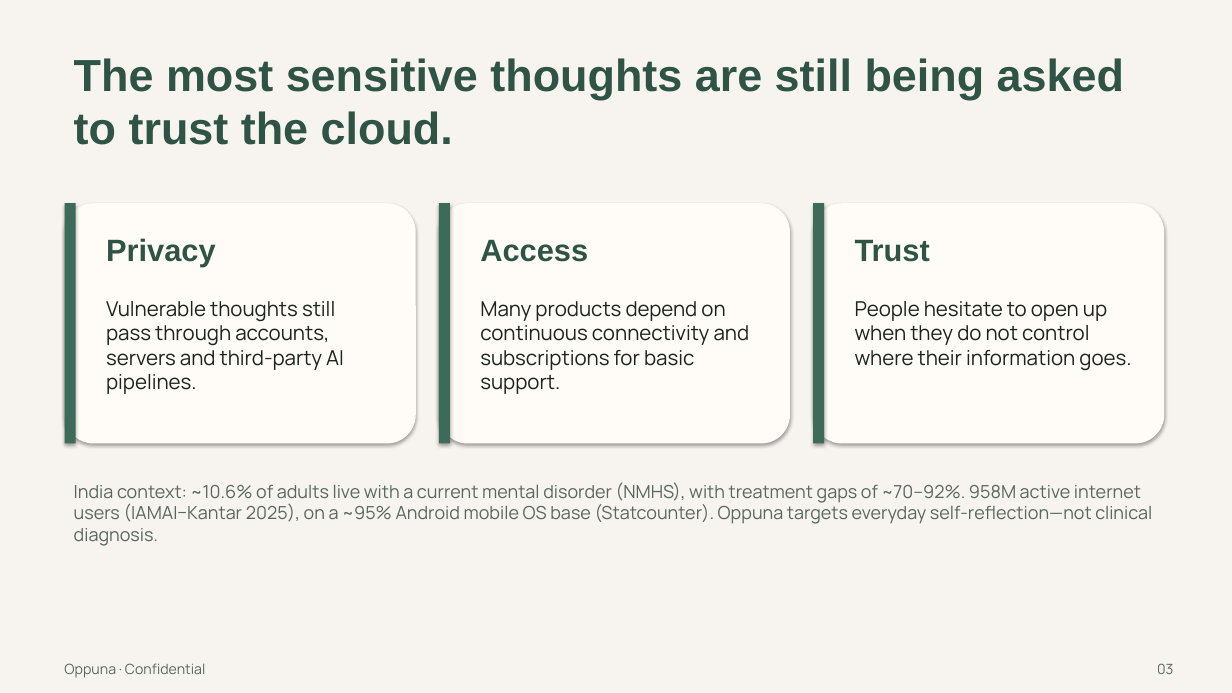
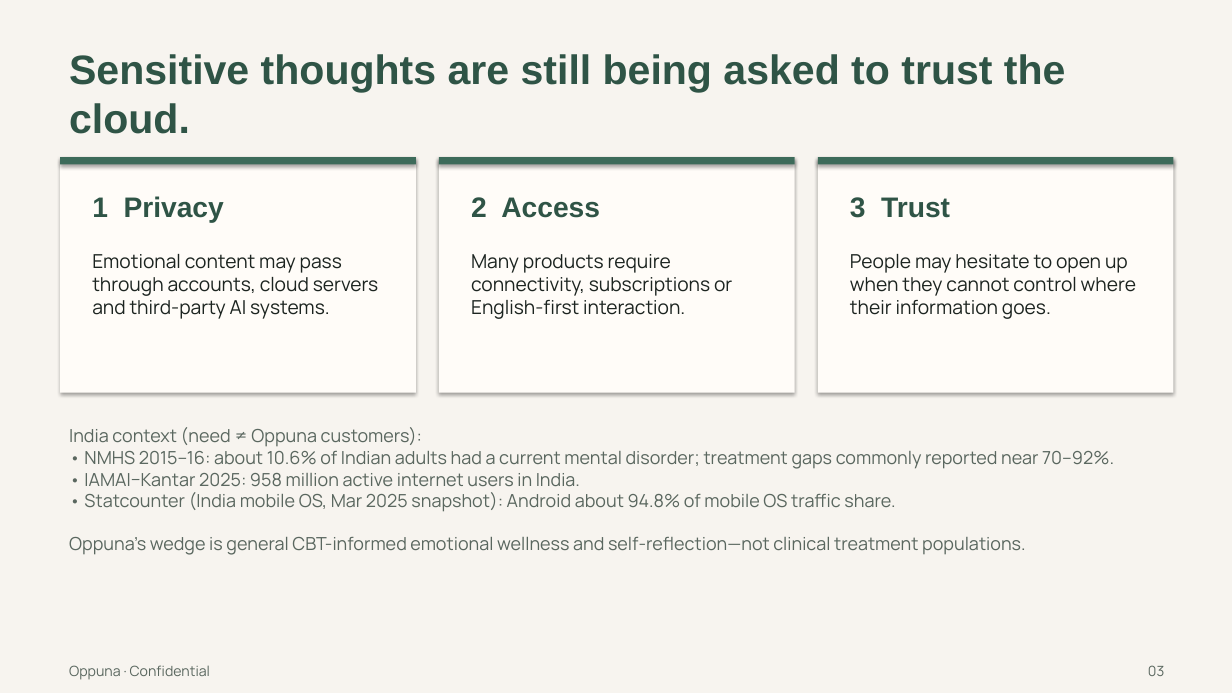
Before and after one commit to kaushik-i-b/oppuna, a slide deck: slide 3 of site/investor/Oppuna-Investor-Pitch-Deck.pptx. Drawn at 1232x693 pixels with LibreOffice and Linux fonts; fonts in the diff are those of the drawing. Boxes give left, top, right and bottom in pixels: in the first picture for what was removed or moved away, otherwise in the second. Text is boxed around its words. In the diff, an @@ line names an element or a change of style, - is before the commit and + after.

```diff
--- a/site/investor/Oppuna-Investor-Pitch-Deck.pptx
+++ b/site/investor/Oppuna-Investor-Pitch-Deck.pptx
@@ text at (69, 54, 1066, 134): text changed; size 35 to 32 pt @@
-The most sensitive thoughts are still being asked to trust the cloud.
+Sensitive thoughts are still being asked to trust the cloud.
@@ rectangle: place and size @@
-rectangle at (65, 203, 416, 444)
+rectangle at (60, 157, 416, 393)
@@ rectangle: place and size @@
-rectangle at (65, 203, 76, 444)
+rectangle at (60, 157, 416, 165)
@@ rectangle: place and size @@
-rectangle at (439, 203, 790, 444)
+rectangle at (439, 157, 795, 393)
@@ rectangle: place and size @@
-rectangle at (439, 203, 450, 444)
+rectangle at (439, 157, 795, 165)
@@ rounded rectangle to rectangle in 3 elements at (439, 157, 795, 393), (60, 157, 416, 393), (818, 157, 1174, 393) @@
@@ rectangle: place and size @@
-rectangle at (813, 203, 1165, 444)
+rectangle at (818, 157, 1174, 393)
@@ rectangle: place and size @@
-rectangle at (813, 203, 824, 444)
+rectangle at (818, 157, 1174, 165)
@@ text at (92, 196, 224, 223): text changed; size 24 to 22 pt @@
-Privacy
+1 Privacy
@@ text at (471, 197, 600, 218): text changed; size 24 to 22 pt @@
-Access
+2 Access
@@ text at (850, 197, 950, 218): text changed; size 24 to 22 pt @@
-Trust
+3 Trust
@@ text at (92, 254, 379, 319): text changed; size 16 to 15 pt @@
-Vulnerable thoughts still pass through accounts, servers and third-party AI pipelines.
+Emotional content may pass through accounts, cloud servers and third-party AI systems.
@@ text at (471, 254, 732, 319): text changed; size 16 to 15 pt @@
-Many products depend on continuous connectivity and subscriptions for basic support.
+Many products require connectivity, subscriptions or English-first interaction.
@@ text at (850, 254, 1136, 319): text changed; size 16 to 15 pt @@
-People hesitate to open up when they do not control where their information goes.
+People may hesitate to open up when they cannot control where their information goes.
@@ text at (69, 427, 1114, 555): text changed @@
-India context: ~10.6% of adults live with a current mental disorder (NMHS), with treatment gaps of ~70–92%. 958M active internet users (IAMAI–Kantar 2025), on a ~95% Android mobile OS base (Statcounter). Oppuna targets everyday self-reflection—not clinical diagnosis.
+India context (need ≠ Oppuna customers):
+• NMHS 2015–16: about 10.6% of Indian adults had a current mental disorder; treatment gaps commonly reported near 70–92%.
+• IAMAI–Kantar 2025: 958 million active internet users in India.
+• Statcounter (India mobile OS, Mar 2025 snapshot): Android about 94.8% of mobile OS traffic share.
+Oppuna’s wedge is general CBT-informed emotional wellness and self-reflection—not clinical treatment populations.
@@ text "Oppuna · Confidential": place and size @@
-text "Oppuna · Confidential" at (64, 663, 205, 678)
+text "Oppuna · Confidential" at (69, 665, 210, 680)
@@ text "03": place and size @@
-text "03" at (1157, 663, 1173, 674)
+text "03" at (1148, 665, 1164, 676)
```
Also in this commit, not shown: 4 other slides changed, 13 slides added, 12 slides removed, 9 other files.
